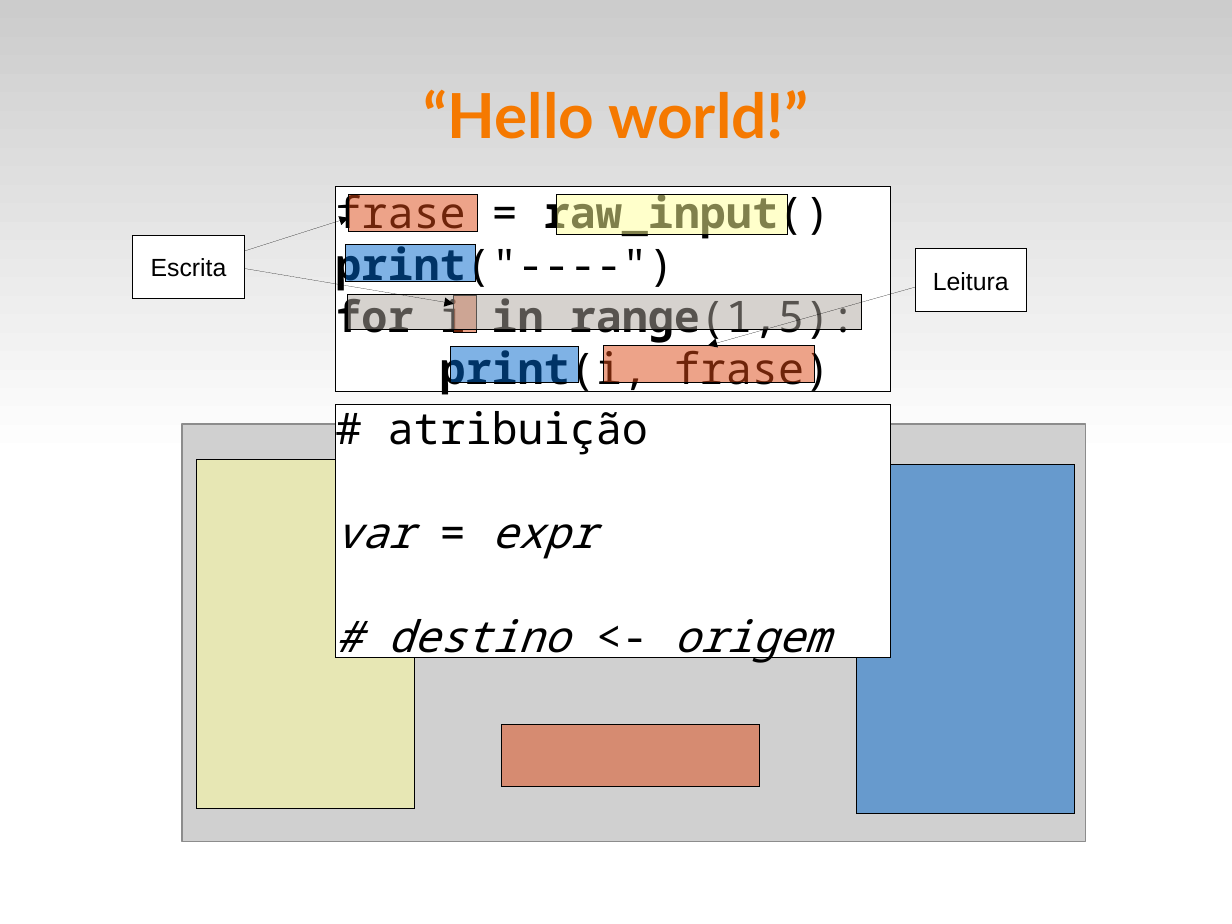
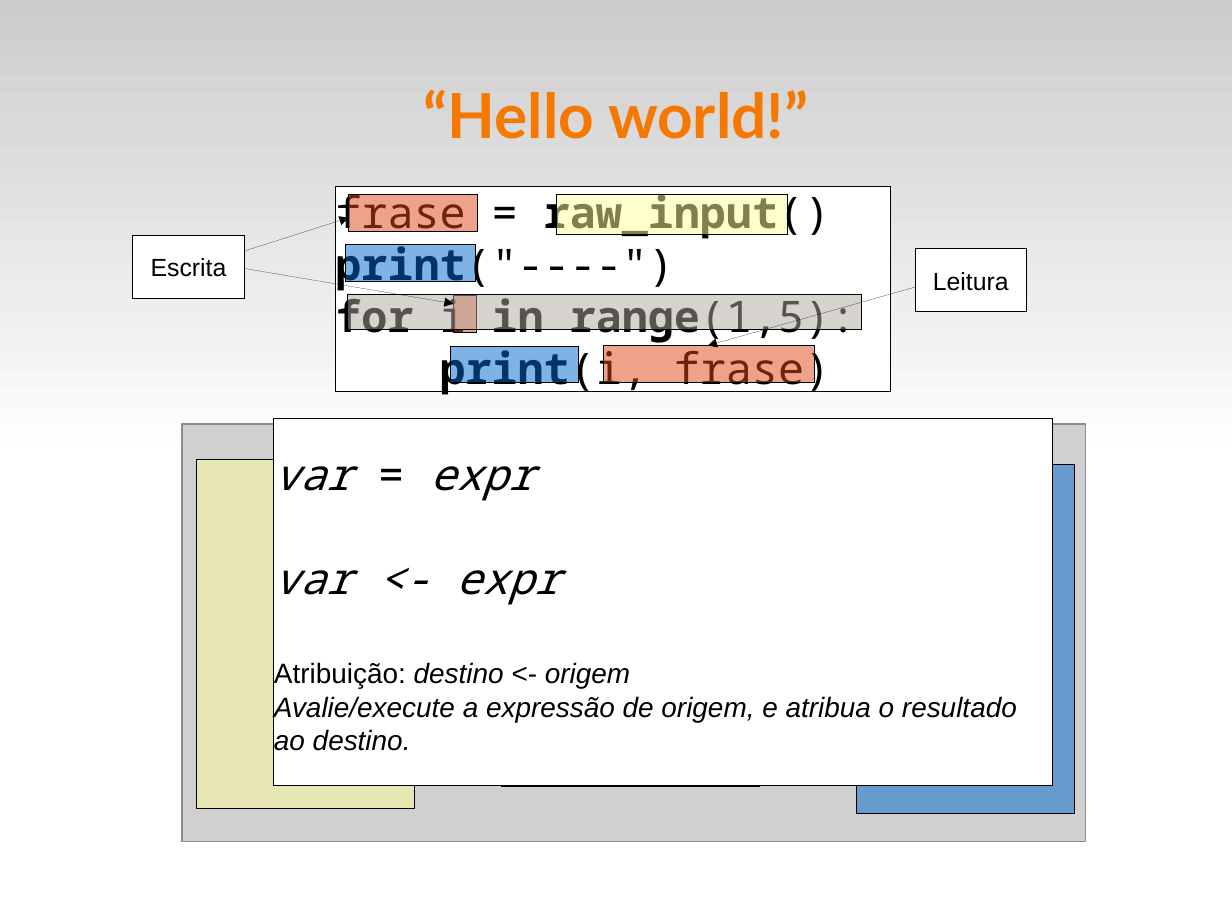
Before and after one commit to fsantanna-uerj/IPD, a slide deck: slide 11 of slides/ipd-01.odp. Drawn at 1232x924 pixels with LibreOffice and Linux fonts; fonts in the diff are those of the drawing; grey boxes stand for pictures. Boxes give left, top, right and bottom in pixels: in the first picture for what was removed or moved away, otherwise in the second. Text is boxed around its words. In the diff, an @@ line names an element or a change of style, - is before the commit and + after.

```diff
--- a/slides/ipd-01.odp
+++ b/slides/ipd-01.odp
@@ rectangle "var = expr": place and size @@
-rectangle "var = expr" at bbox=[335, 405, 891, 657]
+rectangle "var = expr" at bbox=[274, 418, 1052, 786]
@@ text in rectangle at bbox=[388, 404, 648, 455]: paragraph removed @@
-# atribuição
@@ rectangle removed at bbox=[502, 471, 760, 657] @@
@@ text in rectangle at bbox=[274, 570, 1017, 751]: text changed; size 28 to 18 pt; font Noto Sans Mono to Arial @@
-# destino <- origem
+var <- expr
+Atribuição: destino <- origem
+Avalie/execute a expressão de origem, e atribua o resultado ao destino.
```
Also in this commit, not shown: 1 other slide changed, 10 other files.
